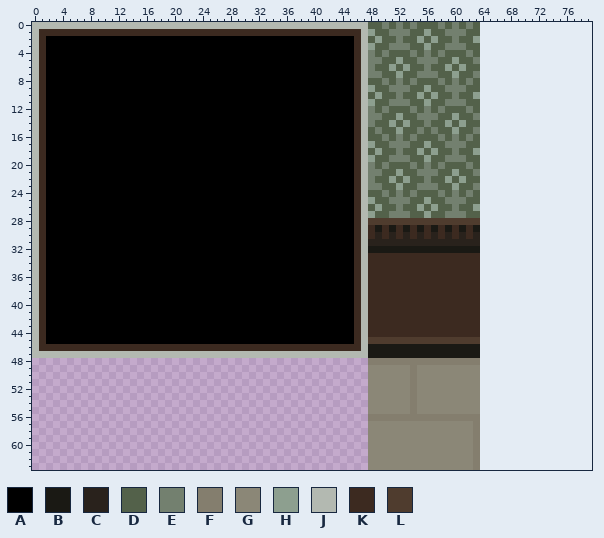
One commit to this pixel-art file: art/cfe-bg.aseprite. The first picture shows the starting point.
64x64 pixels, 1 frame. Colours within 5 levels of each other are drawn and written as one. The old version is drawn lined up with the new one, on the new canvas.
Palette (. is transparent): A #000000  B #1a1914  C #29221c  D #53614a  E #73806f  F #847e6e  G #8b8777  H #8d9f8f  J #b3b9b1  K #3c2a20  L #4f3c2e
Pixels before (only the part around the change), first column x 52:
 0 EDEDDDEDEDED................
 1 EEDDHDDEEEDD................
 2 EDDHDHDDEDDH................
 3 EEDDHDDEEEDD................
 4 DDEDEDEDDDED................
 5 HDDEEEDDHDDE................
 6 DHDDEDDHDHDD................
 7 HDDEEEDDHDDE................
 8 EDEDDDEDEDED................
 9 EEDDHDDEEEDD................
10 EDDHDHDDEDDH................
11 EEDDHDDEEEDD................
12 DDEDEDEDDDED................
13 HDDEEEDDHDDE................
14 DHDDEDDHDHDD................
15 HDDEDEDDHDDE................
16 EDEDDDEDEDED................
17 EEDDHDDEEEDD................
18 EDDHDHDDEDDH................
19 EEDDHDDEEEDD................
20 DDEDEDEDDDED................
21 HDDEEEDDHDDE................
22 DHDDEDDHDHDD................
23 HDDEEEDDHDDE................
24 EDEDDDEDEDED................
25 EEDDHDDEEEDD................
26 EDDHDHDDEDDH................
27 EEDDHDDEEEDD................
28 LLLLLLLLLLLL................
29 KBKBKBKBKBKB................
30 KCKCKCKCKCKC................
31 CCCCCCCCCCCC................
32 BBBBBBBBBBBB................
33 KKKKKKKKKKKK................
34 KKKKKKKKKKKK................
35 KKKKKKKKKKKK................
36 KKKKKKKKKKKK................
37 KKKKKKKKKKKK................
38 KKKKKKKKKKKK................
39 KKKKKKKKKKKK................
40 KKKKKKKKKKKK................
41 KKKKKKKKKKKK................
42 KKKKKKKKKKKK................
43 KKKKKKKKKKKK................
44 KKKKKKKKKKKK................
45 LLLLLLLLLLLL................
46 BBBBBBBBBBBB................
47 BBBBBBBBBBBB................
48 FFFFFFFFFFFF................
49 GGFGGGGGGGGG................
50 GGFGGGGGGGGG................
51 GGFGGGGGGGGG................
52 GGFGGGGGGGGG................
53 GGFGGGGGGGGG................
54 GGFGGGGGGGGG................
55 GGFGGGGGGGGG................
56 FFFFFFFFFFFF................
57 GGGGGGGGGGGF................
58 GGGGGGGGGGGF................
59 GGGGGGGGGGGF................
60 GGGGGGGGGGGF................
61 GGGGGGGGGGGF................
62 GGGGGGGGGGGF................
63 GGGGGGGGGGGF................
And afterwards:
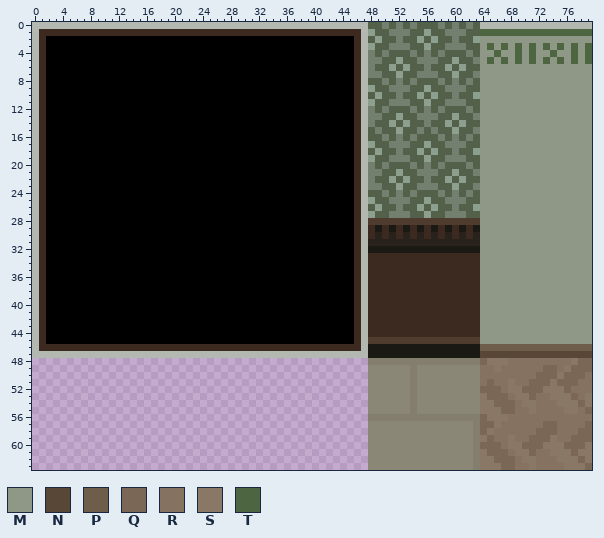
Colours new in this view: M #8f9887  N #584737  P #6f5d4c  Q #7a6756  R #857260  S #897865  T #4d6541
From the commit log: Different wall/floor for CfeHall background
The edit:
canvas 64x64 -> 80x64
The author put colour J in row 0 at x 64 to 79.
The author put colour M in row 2 at x 64 to 79; in row 3 at x 64, 66, 68, 70, 72, 74, 76 and 78; in row 4 at x 64 to 65, 67 to 68, 70, 72 to 73, 75 to 76 and 78; in row 5 at x 64, 66, 68, 70, 72, 74, 76 and 78; in rows 6 to 45 at x 64 to 79.
The author put colour N in row 47 at x 64 to 79.
The author put colour P in row 46 at x 64 to 79.
The author put colour Q in row 48 at x 64 and 78 to 79; in row 49 at x 73 to 74 and 77 to 79; in row 50 at x 72 to 74 and 76 to 78; in row 51 at x 65, 71 to 73 and 75 to 77; in row 52 at x 64 to 66, 70 to 72 and 76; in row 53 at x 65 to 67, 71 and 77.
The author put colour Q in row 54 at x 66 to 68 and 78; in row 55 at x 67 to 68 and 79; in row 56 at x 64; in row 57 at x 64 to 65, 73 to 74 and 79; in row 58 at x 64, 72 to 74 and 78 to 79; in row 59 at x 65, 71 to 73 and 77 to 79.
The author put colour Q in row 60 at x 64 to 66, 70 to 72 and 76 to 78; in row 61 at x 65 to 67, 71 and 77; in row 62 at x 66 to 68 and 78; in row 63 at x 67 to 68 and 79.
The author put colour R in row 48 at x 68 to 76; in row 49 at x 64 to 65, 67 to 72 and 75; in row 50 at x 64 to 71 and 79; in row 51 at x 64, 66 to 67, 69 to 70 and 78 to 79; in row 52 at x 67 and 77 to 79; in row 53 at x 68, 72 to 73 and 78.
The author put colour R in row 54 at x 69 and 72 to 74; in row 55 at x 69 to 70, 72 to 75 and 78; in row 56 at x 68 to 79; in row 57 at x 67 to 72 and 75 to 78; in row 58 at x 66 to 71 and 75 to 77; in row 59 at x 66 to 67, 69 to 70 and 75 to 76.
The author put colour R in row 60 at x 67; in row 61 at x 68 and 72 to 73; in row 62 at x 69 and 72 to 74; in row 63 at x 69 to 70 and 72 to 75.
The author put colour S in row 48 at x 65 to 67 and 77; in row 49 at x 66 and 76; in row 50 at x 75; in row 51 at x 68 and 74; in row 52 at x 68 to 69 and 73 to 75; in row 53 at x 64, 69 to 70, 74 to 76 and 79.
The author put colour S in row 54 at x 64 to 65, 70 to 71, 75 to 77 and 79; in row 55 at x 64 to 66, 71 and 76 to 77; in row 56 at x 65 to 67; in row 57 at x 66; in row 58 at x 65; in row 59 at x 64, 68 and 74.
The author put colour S in row 60 at x 68 to 69, 73 to 75 and 79; in row 61 at x 64, 69 to 70, 74 to 76 and 78 to 79; in row 62 at x 64 to 65, 70 to 71, 75 to 77 and 79; in row 63 at x 64 to 66, 71 and 76 to 78.
The author put colour T in row 1 at x 64 to 79; in row 3 at x 65, 67, 69, 71, 73, 75, 77 and 79; in row 4 at x 66, 69, 71, 74, 77 and 79; in row 5 at x 65, 67, 69, 71, 73, 75, 77 and 79.
Boxes around the changes in both pictures, in picture pixels (x1, y1, x2, y2):
added: (480, 22, 592, 470)
